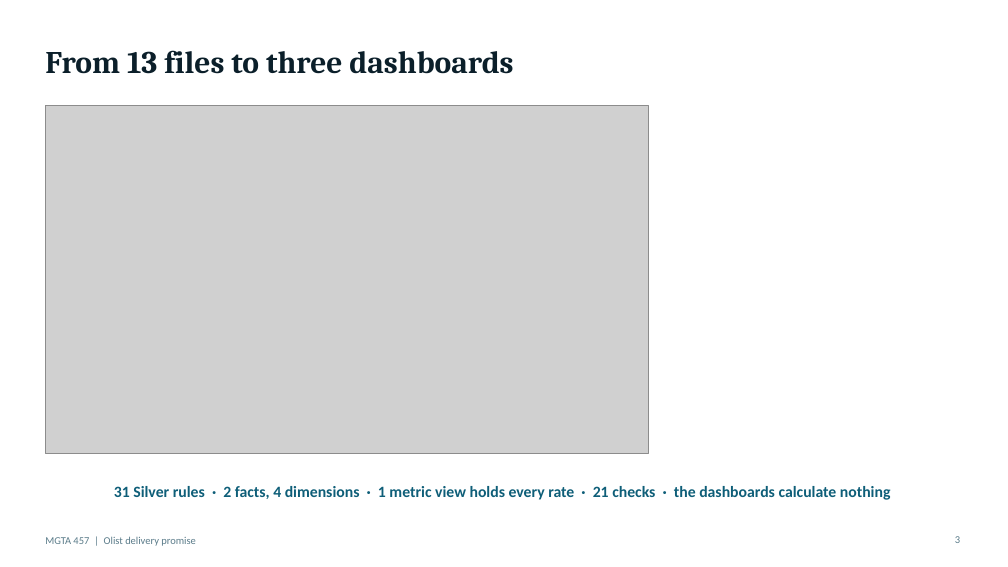
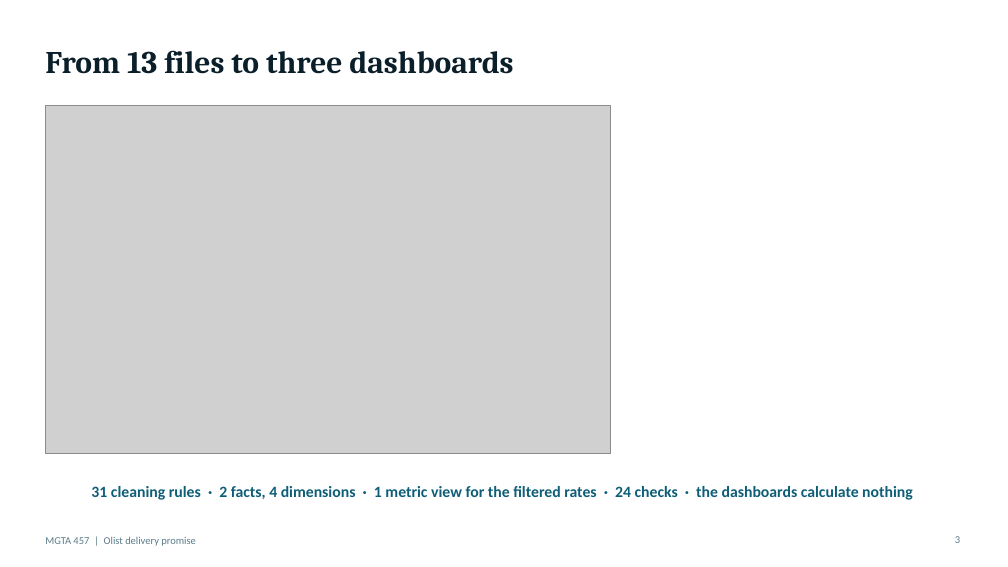
Before and after one commit to rsm-aaljarallah/mgta457-olist, a slide deck: slide 3 of deliverables/olist_presentation.pptx. Drawn at 1008x567 pixels with LibreOffice and Linux fonts; fonts in the diff are those of the drawing; grey boxes stand for pictures. Boxes give left, top, right and bottom in pixels: in the first picture for what was removed or moved away, otherwise in the second. Text is boxed around its words. In the diff, an @@ line names an element or a change of style, - is before the commit and + after.

```diff
--- a/deliverables/olist_presentation.pptx
+++ b/deliverables/olist_presentation.pptx
@@ picture: place and size @@
-picture at (45, 106, 648, 454)
+picture at (45, 106, 610, 454)
@@ text at (91, 486, 913, 500): text changed @@
-31 Silver rules · 2 facts, 4 dimensions · 1 metric view holds every rate · 21 checks · the dashboards calculate nothing
+31 cleaning rules · 2 facts, 4 dimensions · 1 metric view for the filtered rates · 24 checks · the dashboards calculate nothing
```
Also in this commit, not shown: 7 other slides changed, 45 other files.
